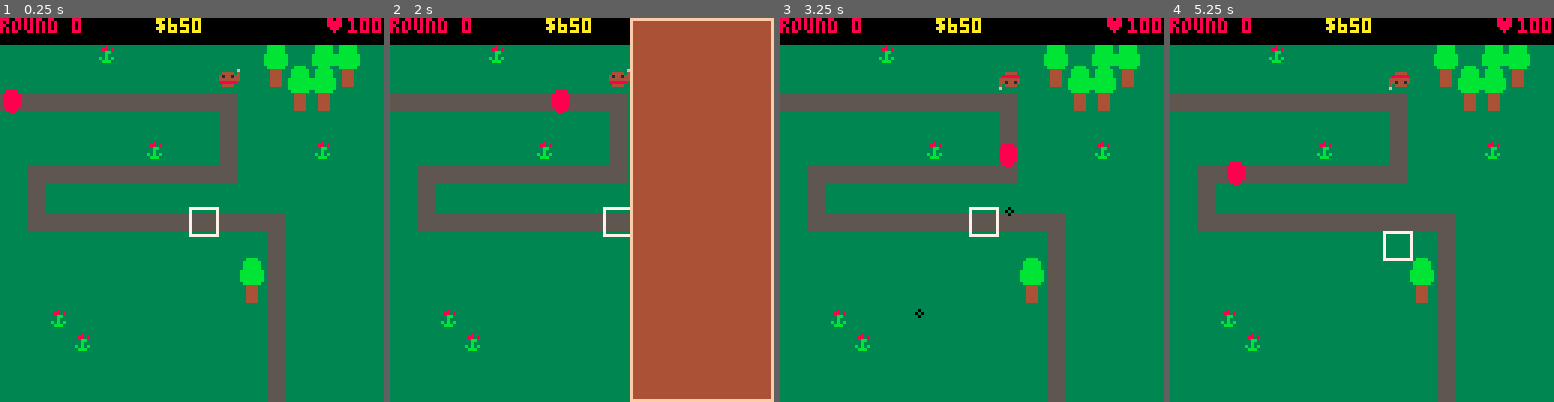
Above: before the commit, frames 1-4 (left to right).
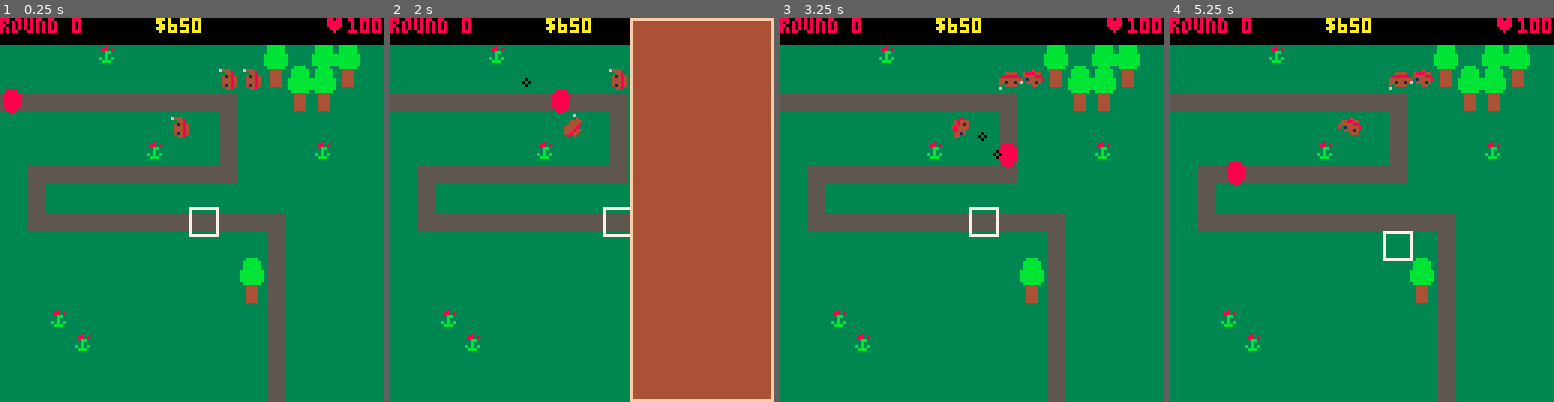
Above: after the commit, the same moments.

Repository: ingobeans/btd64
Game: PICO-8 cartridge btd64.p8
Two runs of this game, one before a commit and one after it. Both use one fixed random seed, a clock stepped at 60 frames per second and the inputs below.
Inputs:
- Up to frame 1 (0.25 s): no input
- Up to frame 2 (2 s): tap X (X key) at 0.33, 1.07, 1.85 s; tap O (Z key) at 0.7, 1.7 s; hold Right from 1.6 s (still down)
- Up to frame 3 (3.25 s): release Right at 2.1 s; tap O (Z key) at 2.1, 2.5, 2.9 s; hold Up 2.15-2.42 s; hold Right 2.47-3.03 s; tap X (X key) at 2.97 s; hold Left from 3.08 s (still down)
- Up to frame 4 (5.25 s): tap O (Z key) every 0.4 s from 3.3 to 4.9 s; release Left at 3.58 s; hold Down 3.63-3.97 s; hold Right 4.02-4.68 s; tap X (X key) at 4.08, 5.2 s; hold Up 4.73-5.03 s; hold Left from 5.08 s (still down)

The runs differ from the first frame. In frame 1, 0.5% of the frame differs, in the area x 44-68%, y 13-32%; in frame 2, 0.4%; in frame 3, 0.4%; in frame 4, 0.3%.

Commit message:
remove unnecessary code

Diff:
--- a/btd64.p8
+++ b/btd64.p8
@@ -16,7 +16,325 @@
 function _init()
 	def_monkeys()
 	spwn_monkey({9*8+4,2*8+4},1)
-end
+	spwn_monkey({10*8+4,2*8+4},1)
+	spwn_monkey({7*8+4,4*8+4},1)
+end
+
+-->8
+--game
+
+round = 0
+playing = true
+
+function main()
+	player_input()
+	mv_bloons()
+
+	map()
+
+	draw_bloons()
+	update_monkeys()
+	update_proj()
+
+	rect(crsr[1]*8-1, crsr[2]*8-1, crsr[1]*8+8, crsr[2]*8+8, 7)
+	draw_ui()
+end
+
+function _update()
+	main()
+end
+-->8
+--bloons
+
+bloons = {{1,{-8,24},1}}
+
+function draw_bloons()
+	for k,v in pairs(bloons) do
+		img = bloon_types[v[1]][2]
+		spr(img, v[2][1], v[2][2])
+	end
+end
+
+function mv_bloons()
+	for k,v in pairs(bloons) do
+		mv = {0,0}
+		pt = map_pts[v[3]]
+		spd = bloon_types[v[1]][1]
+		next_pt = map_pts[v[3]+1]
+
+		if v[2][1] < next_pt[1]*8 then
+			mv[1] = spd
+		elseif v[2][1] > next_pt[1]*8 then
+			mv[1] = -spd
+		end
+		if v[2][2] < next_pt[2]*8 then
+			mv[2] = spd
+		elseif v[2][2] > next_pt[2]*8 then
+			mv[2] = -spd
+		end
+
+		nx = v[2][1] + mv[1]
+		ny = v[2][2] + mv[2]
+
+		v[2] = {nx, ny}
+
+		if nx/8 == next_pt[1] and
+					ny/8 == next_pt[2] do
+			v[3] += 1
+			if v[3] >= #map_pts then
+				lives -= 1
+				del(bloons,v)
+			end
+		end
+	end
+end
+-->8
+--player
+
+cash = 650
+lives = 100
+crsr = {8,8}
+
+function monkey_at(pos)
+	for k,v in pairs(monkeys) do
+		if pos[1] == v.p[1]-4 and
+					pos[2] == v.p[2]-4 then
+			return v,k
+		end
+	end
+	return false,false
+end
+
+function player_input()
+	if in_menu == -1 then
+		mv_crsr()
+		if btnp(❎) then
+			in_menu = 0
+		elseif btn(🅾️) then
+			crp = {crsr[1]*8,crsr[2]*8}
+
+			m,i = monkey_at(crp)
+			if m != false then
+				in_menu = i
+			end
+		end
+	else
+		if btnp(❎) then
+			in_menu = -1
+		end
+	end
+end
+
+function mv_crsr()
+	if btnp(⬅️) do
+		crsr[1] -= 1
+	elseif btnp(➡️) do
+		crsr[1] += 1
+	end
+	if btnp(⬆️) do
+		crsr[2] -= 1
+	elseif btnp(⬇️) do
+		crsr[2] += 1
+	end
+
+	if crsr[1] < 0 do
+		crsr[1] = 0
+	elseif crsr[1] > 15  do
+		crsr[1] = 15
+	end
+	if crsr[2] < 1 do
+		crsr[2] = 1
+	elseif crsr[2] > 15 do
+		crsr[2] = 15
+	end
+end
+-->8
+--ui
+
+-- -1 none
+-- 0 build
+-- <monkey id> upgrade
+in_menu = -1
+
+function rectborder(x1,y1,x2,y2,clr1,clr2)
+	rectfill(x1,y1,x2,y2,clr1)
+	rect(x1,y1,x2,y2,clr2)
+end
+
+function draw_menu()
+	w = 48
+	rectborder(128-w,0,127,127,4,15)
+	if in_menu == 0 then
+
+	else
+		m = monkeys[in_menu]
+		rectfill(129-w,1,126,9,0)
+		print("upgrade",129-w+12,1,7)
+		spr(m.i,128-w,0)
+	end
+end
+
+function draw_ui()
+	draw_topbar()
+	if in_menu != -1 then
+		draw_menu()
+	end
+end
+
+function draw_topbar()
+	rectfill(0,0,128,8,0)
+
+	round_clr = 7
+	if playing then
+		round_clr = 8
+	end
+	print("round "..round,0,0,round_clr)
+	print("$"..cash,52,0,10)
+	print("♥"..lives,108,0,8)
+end
+-->8
+--monkeys data
+
+monkey_types = {}
+
+function def_monkeys()
+	mdart = {
+		p={0,0},
+		i=1,
+		r=2,
+		a=reg_attack,
+		ps=4,
+		pp=1,
+		pr=1,
+		pl=10,
+		l=false,
+		cer=false,
+		adc=0,
+		ad=10,
+		lar={0,0},
+		u1={
+			function (this,i)
+				this.pr += 1
+			end
+		},
+		u2={
+			function (this,i)
+				this.r += 1
+			end
+		}
+	}
+
+
+	monkey_types = {mdart}
+end
+-->8
+--monkeys
+
+monkeys = {}
+
+function update_monkeys()
+	for k,v in pairs(monkeys) do
+		a = atan2(v.lar[2],v.lar[1])*360-180
+		pal(0,gnd_clr)
+		spr_r(v.i, v.p[1]-4, v.p[2]-4,a,1,1)
+		pal()
+
+		if crsr[1]*8 == v.p[1]-4 and
+					crsr[2]*8 == v.p[2]-4 then
+			circ(v.p[1],v.p[2],v.r*8,0)
+		end
+
+		if playing then
+			v.a(v,k)
+		end
+		if v.adc > 0 then
+			v.adc -= 1
+		end
+	end
+end
+
+function spwn_monkey(pos,ti)
+	n = copy(monkey_types[ti])
+	n.p = pos
+	add(monkeys,n)
+end
+
+--sort
+--0 first
+--1 strong
+function bloon_near(pos,r,sort)
+
+	for k,v in pairs(bloons) do
+		x = v[2][1]+4
+		y = v[2][2]+4
+		tx = pos[1]
+		ty = pos[2]
+		dx = (x-tx)
+		dy = (y-ty)
+		d = sqrt(dx^2+dy^2)
+		if d < r*8+4 then
+			return v,dx,dy,d
+		end
+	end
+	return 0,0,0,0
+end
+
+function reg_attack(this)
+	b,dx,dy,d =	bloon_near(this.p,this.r,0)
+	if b != 0 then
+		if this.adc == 0 then
+			this.adc = this.ad
+			x = this.p[1]
+			y = this.p[2]
+			mx = dx/d
+			my = dy/d
+			this.lar = {mx,my}
+			spwn_proj(
+				{x,y},
+				{mx,my},
+				this.ps,
+				this.pl,
+				this.pr,
+				this.l,
+				this.c
+			)
+		end
+	end
+end
+-->8
+--proj
+
+--{x,y},{mx,my},ps,pl,pr,lead,cer,lifec,popc
+proj = {}
+
+function spwn_proj(pos,mv,spd,lifetime,prc,lead,cer)
+	add(proj,{
+			pos,
+			mv,
+			spd,
+			lifetime,
+			prc,
+			lead,
+			cer,
+			0,
+			0
+		})
+end
+
+function update_proj()
+	for k,v in pairs(proj) do
+		circ(v[1][1],v[1][2],1,0)
+		v[1][1] += v[2][1] * v[3]
+		v[1][2] += v[2][2] * v[3]
+		v[8] += 1
+		if v[8] == v[4] then
+			del(proj,v)
+		end
+	end
+end
+-->8
+--functions
+
 
 function spr_r(s,x,y,a,w,h)
  sw=(w or 1)*8
@@ -41,6 +359,14 @@
  end
 end
 
+function copy(org)
+	t = {}
+	for key, value in pairs(org) do
+  t[key] = value
+	end
+	return t
+end
+
 function indexof(array, value)
 	for i, v in ipairs(array) do
 		if v == value then
@@ -48,298 +374,6 @@
 		end
 	end
 	return nil
-end
--->8
---game
-
-round = 0
-playing = true
-
-function main()
-	player_input()
-	mv_bloons()
-
-	map()
-
-	draw_bloons()
-	update_monkeys()
-	update_proj()
-
-	rect(crsr[1]*8-1, crsr[2]*8-1, crsr[1]*8+8, crsr[2]*8+8, 7)
-	draw_ui()
-end
-
-function _update()
-	main()
-end
--->8
---bloons
-
-bloons = {{1,{-8,24},1}}
-
-function draw_bloons()
-	for k,v in pairs(bloons) do
-		img = bloon_types[v[1]][2]
-		spr(img, v[2][1], v[2][2])
-	end
-end
-
-function mv_bloons()
-	for k,v in pairs(bloons) do
-		mv = {0,0}
-		pt = map_pts[v[3]]
-		spd = bloon_types[v[1]][1]
-		next_pt = map_pts[v[3]+1]
-
-		if v[2][1] < next_pt[1]*8 then
-			mv[1] = spd
-		elseif v[2][1] > next_pt[1]*8 then
-			mv[1] = -spd
-		end
-		if v[2][2] < next_pt[2]*8 then
-			mv[2] = spd
-		elseif v[2][2] > next_pt[2]*8 then
-			mv[2] = -spd
-		end
-
-		nx = v[2][1] + mv[1]
-		ny = v[2][2] + mv[2]
-
-		bloons[k][2] = {nx, ny}
-
-		if nx/8 == next_pt[1] and
-					ny/8 == next_pt[2] do
-			bloons[k][3] += 1
-			if bloons[k][3] >= #map_pts then
-				lives -= 1
-				bloons[k][3] = 0
-			end
-		end
-	end
-end
--->8
---player
-
-cash = 650
-lives = 100
-crsr = {8,8}
-
-function monkey_at(pos)
-	for k,v in pairs(monkeys) do
-		if pos[1] == v.p[1]-4 and
-					pos[2] == v.p[2]-4 then
-			return v,k
-		end
-	end
-	return false,false
-end
-
-function player_input()
-	if in_menu == -1 then
-		mv_crsr()
-		if btnp(❎) then
-			in_menu = 0
-		elseif btn(🅾️) then
-			crp = {crsr[1]*8,crsr[2]*8}
-
-			m,i = monkey_at(crp)
-			if m != false then
-				in_menu = i
-			end
-		end
-	else
-		if btnp(❎) then
-			in_menu = -1
-		end
-	end
-end
-
-function mv_crsr()
-	if btnp(⬅️) do
-		crsr[1] -= 1
-	elseif btnp(➡️) do
-		crsr[1] += 1
-	end
-	if btnp(⬆️) do
-		crsr[2] -= 1
-	elseif btnp(⬇️) do
-		crsr[2] += 1
-	end
-
-	if crsr[1] < 0 do
-		crsr[1] = 0
-	elseif crsr[1] > 15  do
-		crsr[1] = 15
-	end
-	if crsr[2] < 1 do
-		crsr[2] = 1
-	elseif crsr[2] > 15 do
-		crsr[2] = 15
-	end
-end
--->8
---ui
-
--- -1 none
--- 0 build
--- <monkey id> upgrade
-in_menu = -1
-
-function rectborder(x1,y1,x2,y2,clr1,clr2)
-	rectfill(x1,y1,x2,y2,clr1)
-	rect(x1,y1,x2,y2,clr2)
-end
-
-function draw_menu()
-	w = 48
-	rectborder(128-w,0,127,127,4,15)
-	if in_menu == 0 then
-
-	else
-		m = monkeys[in_menu]
-		rectfill(129-w,1,126,9,0)
-		print("upgrade",129-w+12,1,7)
-		spr(m.i,128-w,0)
-	end
-end
-
-function draw_ui()
-	draw_topbar()
-	if in_menu != -1 then
-		draw_menu()
-	end
-end
-
-function draw_topbar()
-	rectfill(0,0,128,8,0)
-
-	round_clr = 7
-	if playing then
-		round_clr = 8
-	end
-	print("round "..round,0,0,round_clr)
-	print("$"..cash,52,0,10)
-	print("♥"..lives,108,0,8)
-end
--->8
---monkeys data
-
-monkey_types = {}
-
-function def_monkeys()
-	mdart = {
-		p={0,0},
-		i=1,
-		r=2,
-		a=reg_attack,
-		ps=4,
-		pp=1,
-		pr=1,
-		l=false,
-		cer=false,
-		adc=0,
-		ad=10,
-		lar={0,0},
-		u1={
-			function (this,i)
-				this.pr += 1
-			end
-		},
-		u2={
-			function (this,i)
-				this.r += 1
-			end
-		}
-	}
-
-
-	monkey_types = {mdart}
-end
--->8
---monkeys
-
-monkeys = {}
-
-function update_monkeys()
-	for k,v in pairs(monkeys) do
-		a = atan2(v.lar[1],v.lar[2])*360-90
-		pal(0,gnd_clr)
-		spr_r(v.i, v.p[1]-4, v.p[2]-4,a,1,1)
-		pal()
-
-		if crsr[1]*8 == v.p[1]-4 and
-					crsr[2]*8 == v.p[2]-4 then
-			circ(v.p[1],v.p[2],v.r*8,0)
-		end
-
-		if playing then
-			v.a(v,k)
-		end
-		if v.adc > 0 then
-			v.adc -= 1
-		end
-	end
-end
-
-function spwn_monkey(pos,ti)
-	n = monkey_types[ti]
-	n.p = pos
-	add(monkeys,n)
-end
-
---sort
---0 first
---1 strong
-function bloon_near(pos,r,sort)
-
-	for k,v in pairs(bloons) do
-		x = v[2][1]+4
-		y = v[2][2]+4
-		tx = pos[1]
-		ty = pos[2]
-		dx = (x-tx)
-		dy = (y-ty)
-		d = sqrt(dx^2+dy^2)
-		if d < r*8 then
-			return v,dx,dy,d
-		end
-	end
-	return 0,0,0,0
-end
-
-function reg_attack(this)
-	b,dx,dy,d =	bloon_near(this.p,this.r,0)
-	if b != 0 then
-		if this.adc == 0 then
-			this.adc = this.ad
-			x = this.p[1]
-			y = this.p[2]
-			mx = dx/d
-			my = dy/d
-			this.lar = {mx,my}
-			add(proj,{
-				{x,y},
-				{mx,my},
-				this.ps,
-				this.pr,
-				this.l,
-				this.c
-			})
-		end
-	end
-end
--->8
---proj
-
---{x,y},{mx,my},s,pr,lead,cer
-proj = {}
-
-function update_proj()
-	for k,v in pairs(proj) do
-		circ(v[1][1],v[1][2],1,0)
-		v[1][1] += v[2][1] * v[3]
-		v[1][2] += v[2][2] * v[3]
-	end
 end
 __gfx__
 00000000000000000e00e000000000000000000000000000000000000000000000000000000000000000000033bbbb3333333333333333333333333333333333
